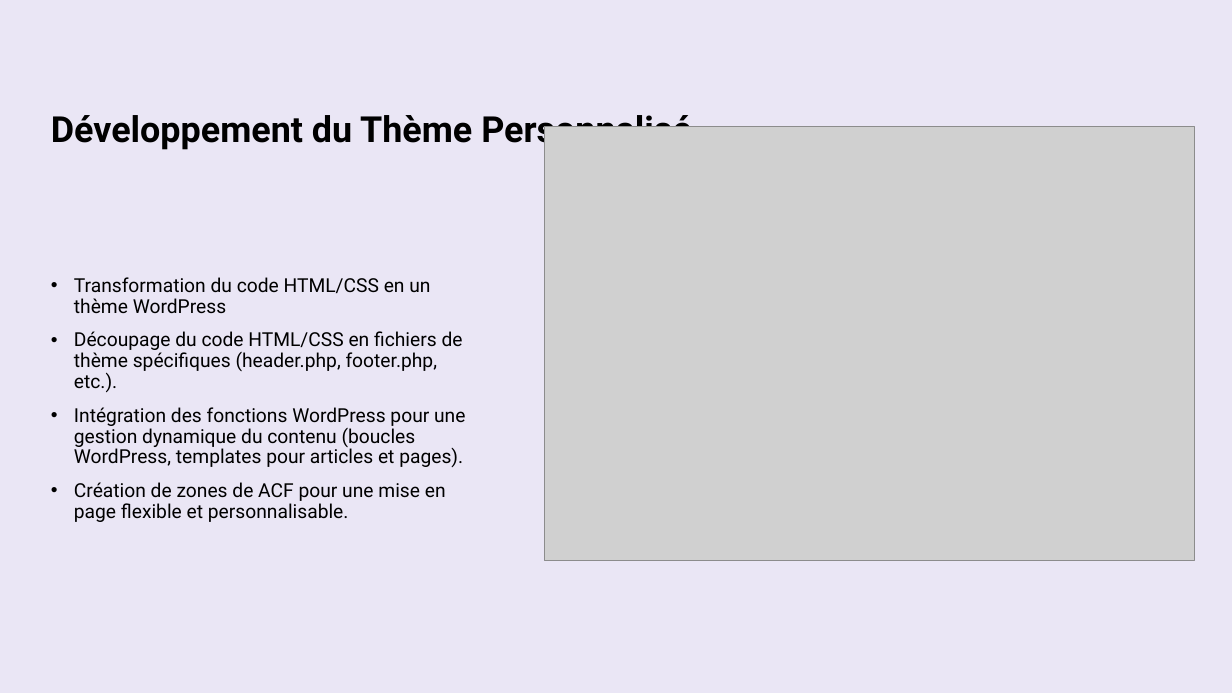
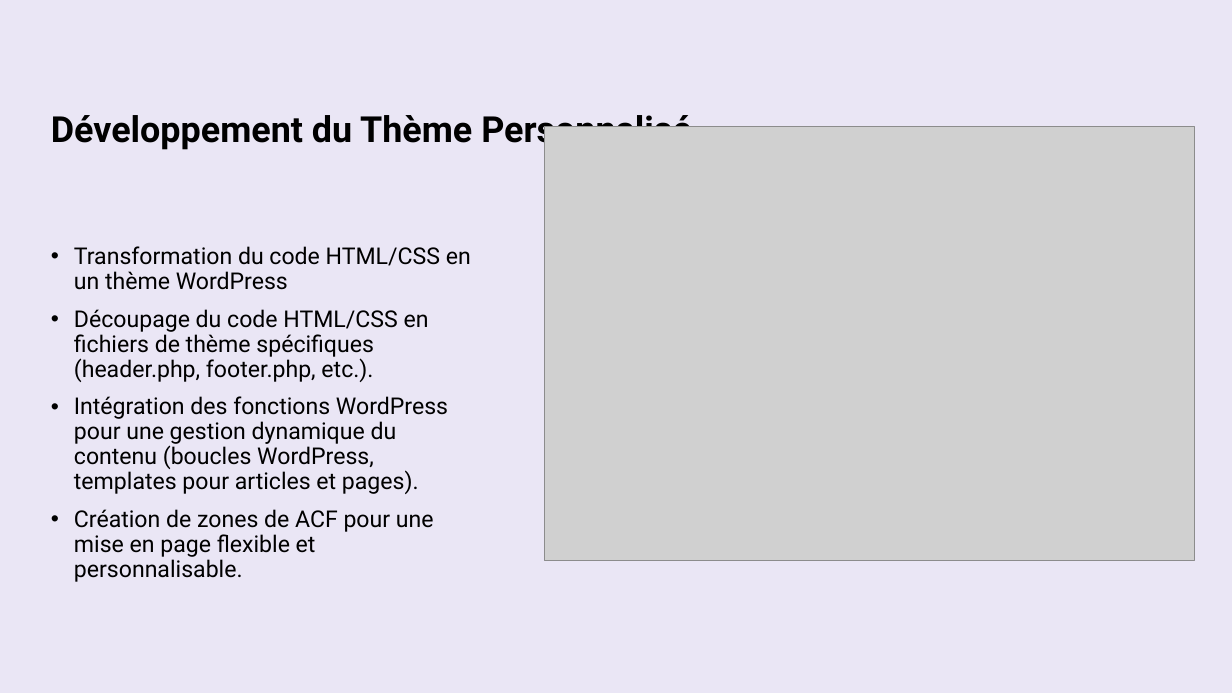
Before and after one commit to Gutsey68/electrochip, a slide deck: slide 4 of seyzeriat_gauthier-dwwm_projet_3.pptx. Drawn at 1232x693 pixels with LibreOffice and Linux fonts; fonts in the diff are those of the drawing; grey boxes stand for pictures. Boxes give left, top, right and bottom in pixels: in the first picture for what was removed or moved away, otherwise in the second. Text is boxed around its words. In the diff, an @@ line names an element or a change of style, - is before the commit and + after.

```diff
--- a/seyzeriat_gauthier-dwwm_projet_3.pptx
+++ b/seyzeriat_gauthier-dwwm_projet_3.pptx
@@ text "Transformation du code HTML/CSS en ...": place and size @@
-text "Transformation du code HTML/CSS en ..." at <box>74,277,465,522</box>
+text "Transformation du code HTML/CSS en ..." at <box>74,246,471,582</box>
@@ text "Transformation du code HTML/CSS en ..." at <box>74,246,471,582</box>: size 15 to 18 pt @@
```
Also in this commit, not shown: 3 other slides changed.
